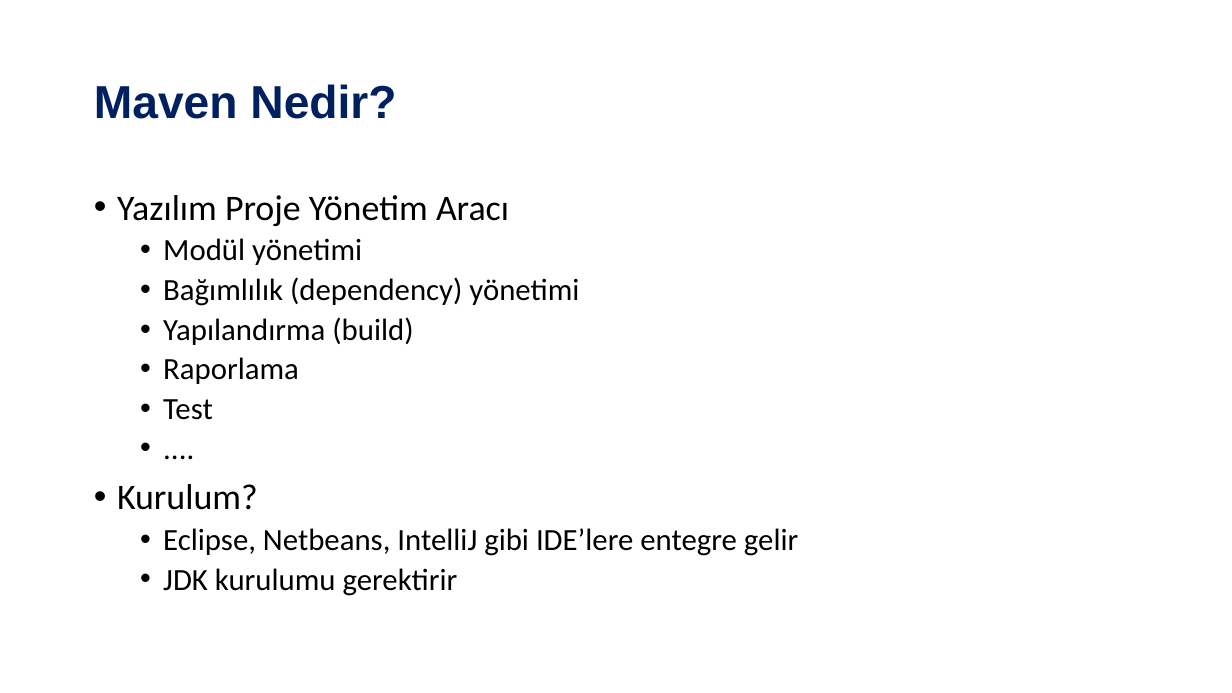
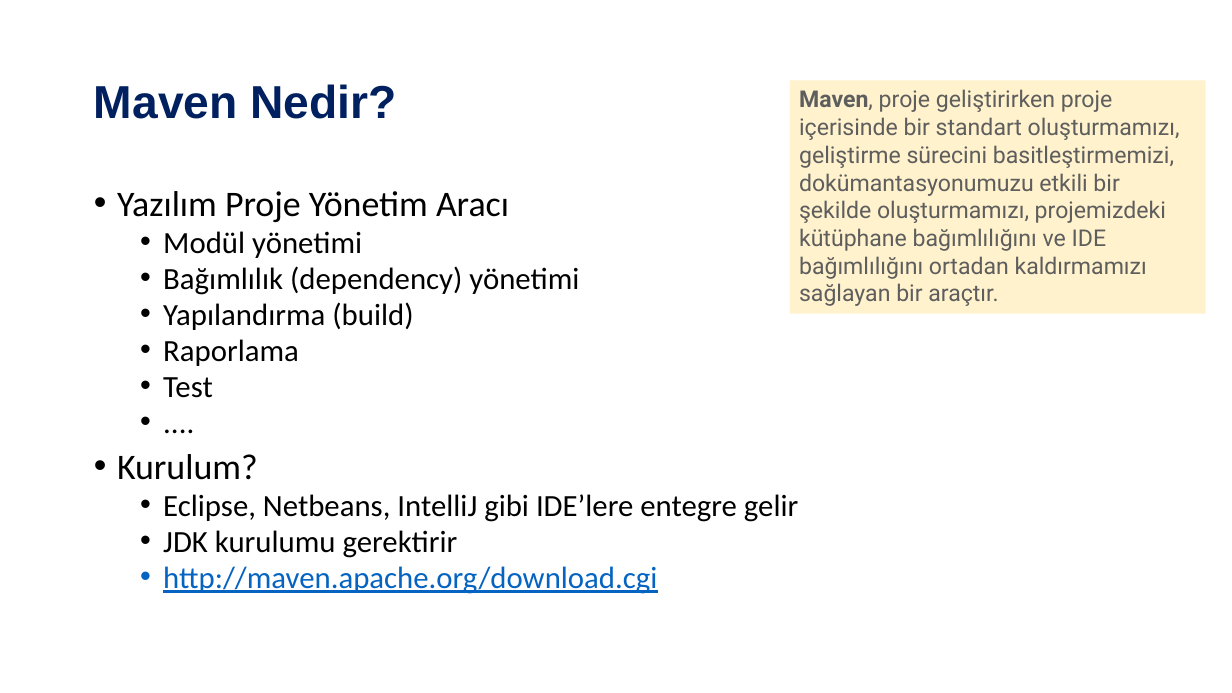
Before and after one commit to ozkansari/MyCourses, a slide deck: slide 3 of SoftwareDevEnvAndTools_2017Autumn/_docs/4_Ders_Sunum.pptx. Drawn at 1232x693 pixels with LibreOffice and Linux fonts; fonts in the diff are those of the drawing. Boxes give left, top, right and bottom in pixels: in the first picture for what was removed or moved away, otherwise in the second. Text is boxed around its words. In the diff, an @@ line names an element or a change of style, - is before the commit and + after.

```diff
--- a/SoftwareDevEnvAndTools_2017Autumn/_docs/4_Ders_Sunum.pptx
+++ b/SoftwareDevEnvAndTools_2017Autumn/_docs/4_Ders_Sunum.pptx
@@ rectangle added at (x1=790, y1=80, x2=1206, y2=313), fill #FFF2CC, 18 pt, text #5E5E5E @@
+Maven, proje geliştirirken proje içerisinde bir standart oluşturmamızı, geliştirme sürecini basitleştirmemizi, dokümantasyonumuzu etkili bir şekilde oluşturmamızı, projemizdeki kütüphane bağımlılığını ve IDE bağımlılığını ortadan kaldırmamızı sağlayan bir araçtır.
@@ text at (x1=117, y1=191, x2=798, y2=558): line spacing 0.9 to 0.8 @@
@@ text at (x1=163, y1=566, x2=657, y2=594): paragraph added @@
+  • http://maven.apache.org/download.cgi
```
Also in this commit, not shown: 3 other slides changed, 16 slides added, 3 other files.
